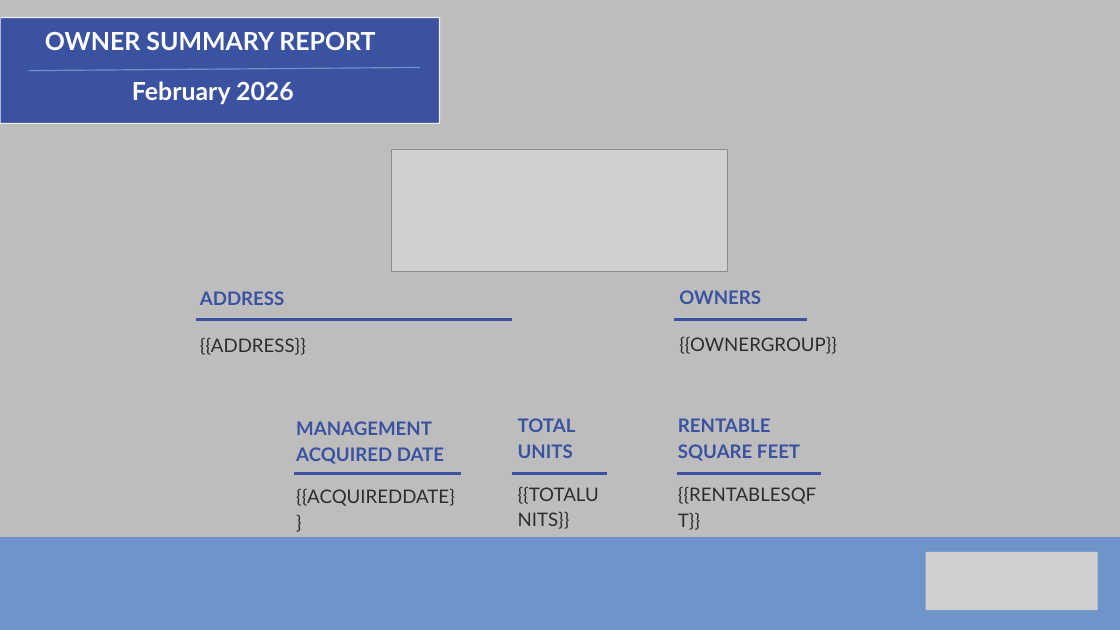
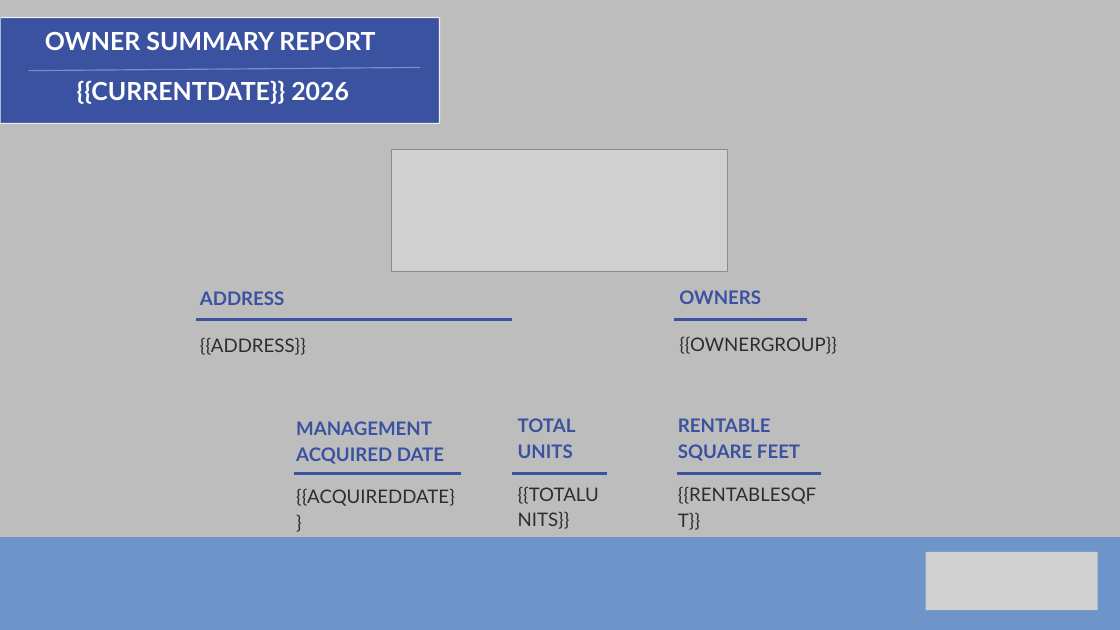
Before and after one commit to alexandermburke/ProformaBuilder, a slide deck: slide 1 of storeinsight/public/OWNERTEMPLATE.pptx. Drawn at 1120x630 pixels with LibreOffice and Linux fonts; fonts in the diff are those of the drawing; grey boxes stand for pictures; background and template pictures are left out; a plain dark background stands for a picture behind light text. Boxes give left, top, right and bottom in pixels: in the first picture for what was removed or moved away, otherwise in the second. Text is boxed around its words. In the diff, an @@ line names an element or a change of style, - is before the commit and + after.

```diff
--- a/storeinsight/public/OWNERTEMPLATE.pptx
+++ b/storeinsight/public/OWNERTEMPLATE.pptx
@@ text at [77, 80, 349, 104]: text changed @@
-February 2026
+{{CURRENTDATE}} 2026
```
Also in this commit, not shown: 1 other slide changed, 3 other files.
